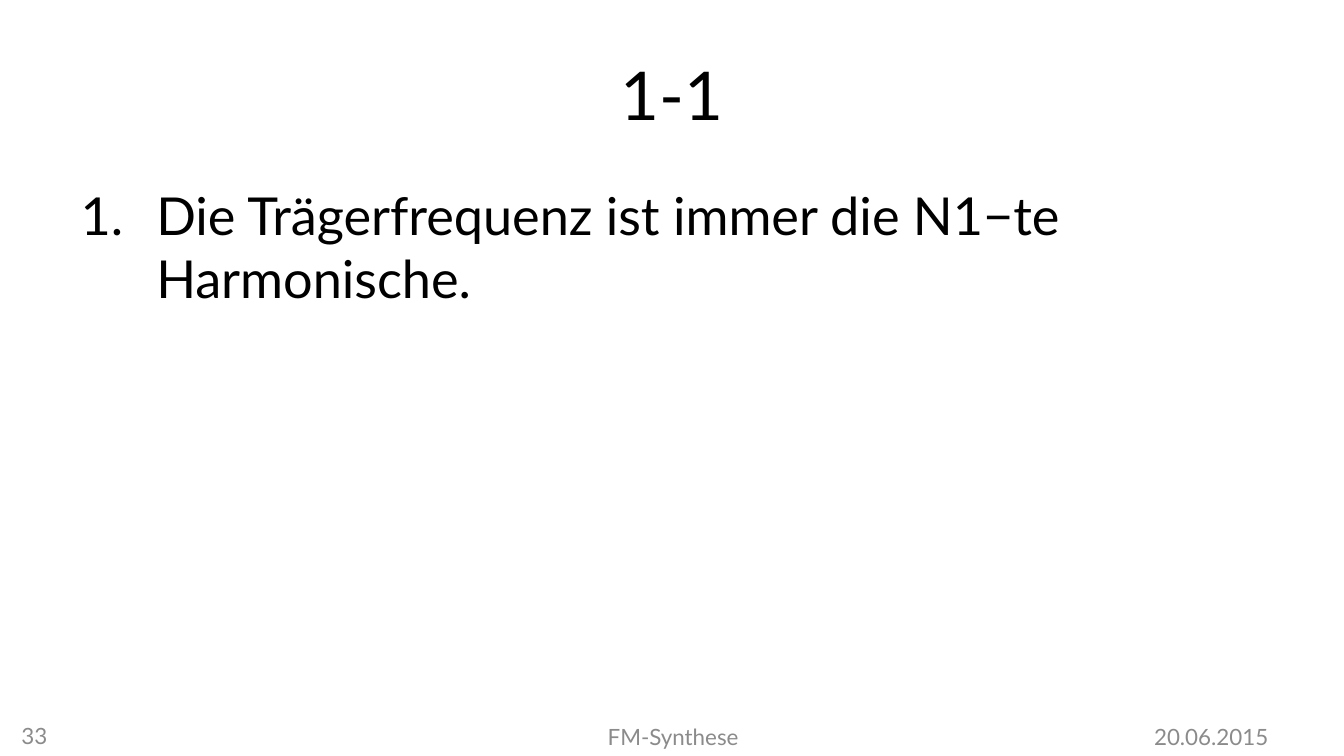
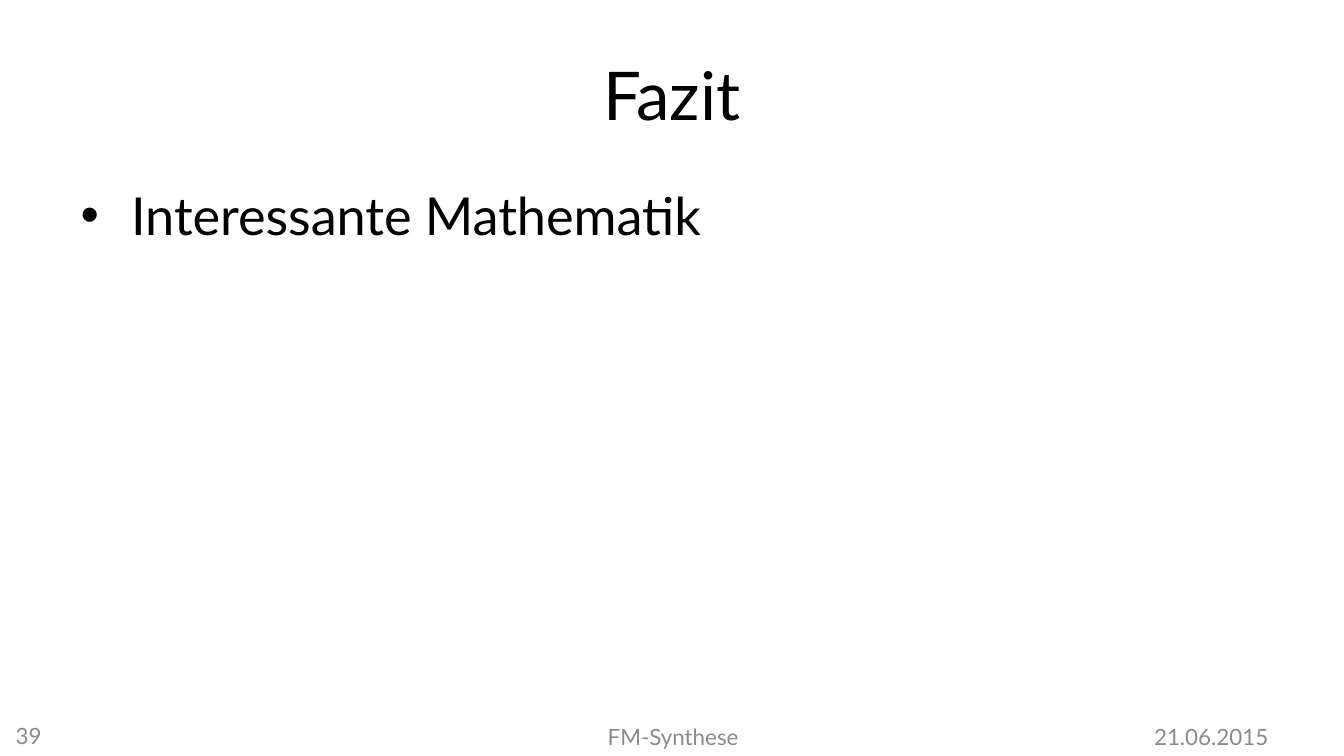
Before and after one commit to MBulli/VSeminar, a slide deck: slide 39 of Praesentation/FMSynthese-Markus.pptx (slide 33 before the commit). Drawn at 1344x756 pixels with LibreOffice and Linux fonts; fonts in the diff are those of the drawing; background and template pictures are left out. Boxes give left, top, right and bottom in pixels: in the first picture for what was removed or moved away, otherwise in the second. Text is boxed around its words. In the diff, an @@ line names an element or a change of style, - is before the commit and + after.

```diff
--- a/Praesentation/FMSynthese-Markus.pptx
+++ b/Praesentation/FMSynthese-Markus.pptx
@@ title at box(603, 71, 740, 121): text changed @@
-1-1
+Fazit
@@ text at box(131, 196, 701, 236): text changed @@
-1. Die Trägerfrequenz ist immer die N1−te Harmonische.
+• Interessante Mathematik
@@ page number at box(16, 728, 42, 744): text changed @@
-33
+39
@@ text at box(1154, 729, 1268, 745): text changed @@
-20.06.2015
+21.06.2015
```
Also in this commit, not shown: 35 other slides changed, 5 slides added, 32 other files.
